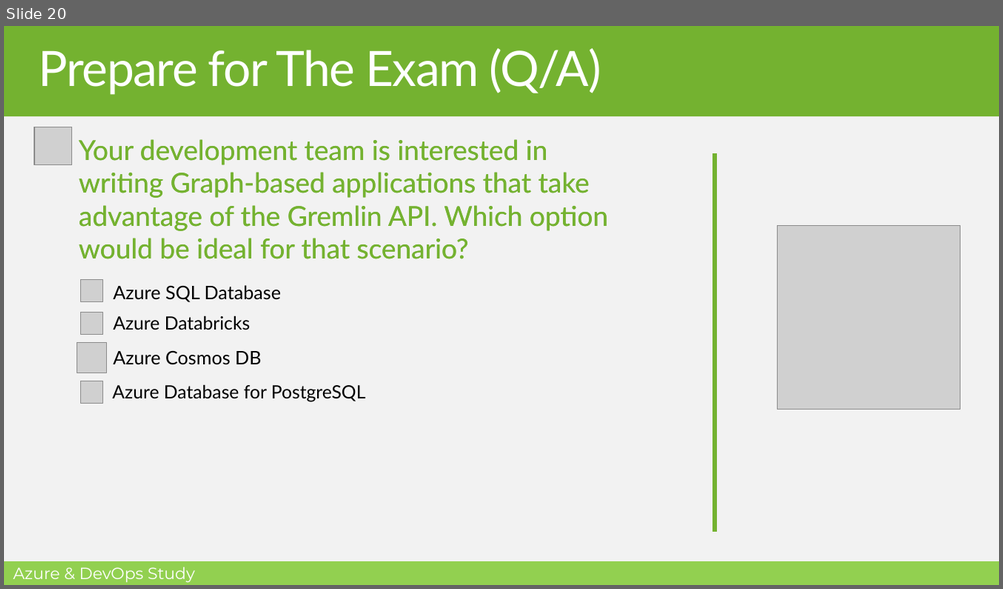
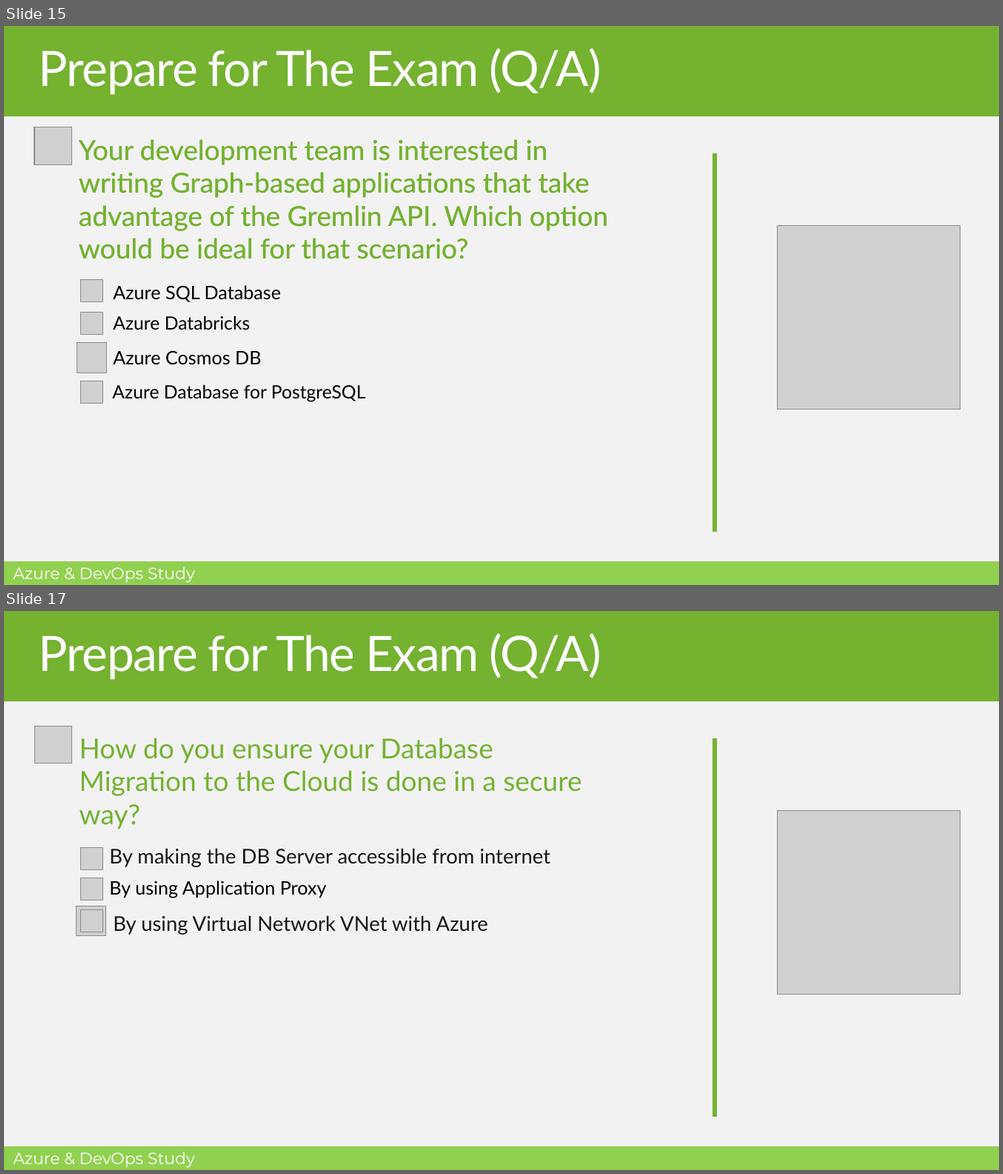
Before and after one commit to MohamedRadwan-DevOps/Azure-DevOps-Study-Group, a slide deck: AZ-900/Module-1/M1-L8-Overview of Azure Database and Analytics Services.pptx. Shown one above the other, each under a label of ours: slide 20 before the commit, slides 15 and 17 after it; the slides between them are not shown. The pictures are 1003x589 and 1003x1174 pixels, drawn with LibreOffice and Linux fonts; fonts in the diff are those of the drawing; grey boxes stand for pictures; background and template pictures are left out. Boxes give left, top, right and bottom in pixels: in the first picture for what was removed or moved away, otherwise in the second. Text is boxed around its words. In the diff, an @@ line names an element or a change of style, - is before the commit and + after.

```diff
--- a/AZ-900/Module-1/M1-L8-Overview of Azure Database and Analytics Services.pptx
+++ b/AZ-900/Module-1/M1-L8-Overview of Azure Database and Analytics Services.pptx
@@ slide 17 added at bbox=[4, 611, 999, 1170], background #F2F2F2; not listed: 3 template elements that a slide beside it also shows @@
@@ text added at bbox=[39, 633, 601, 680], 47.9 pt, text #FFFFFF @@
+Prepare for The Exam (Q/A)
@@ picture added at bbox=[35, 726, 72, 763] @@
@@ text added at bbox=[79, 738, 581, 829], 27 pt, text #74B230 @@
+How do you ensure your Database Migration to the Cloud is done in a secure way?
@@ line added from (715, 738) to (715, 1117), #74B230 4 pt @@
@@ picture added at bbox=[777, 811, 961, 994] @@
@@ picture added at bbox=[81, 848, 103, 871] @@
@@ text added at bbox=[109, 848, 551, 867], 20 pt, text #171717 @@
+By making the DB Server accessible from internet
@@ picture added at bbox=[81, 878, 103, 900] @@
@@ text added at bbox=[109, 880, 327, 898], 18.3 pt, text #000000 @@
+By using Application Proxy
@@ picture added at bbox=[76, 906, 105, 937] @@
@@ picture added at bbox=[81, 909, 103, 932] @@
@@ text added at bbox=[113, 915, 488, 934], 20 pt, text #171717 @@
+By using Virtual Network VNet with Azure
@@ what was slide 20 is now slide 15 @@
```
Also in this commit, not shown: 3 slides changed, 1 other slide added, 6 slides removed.
